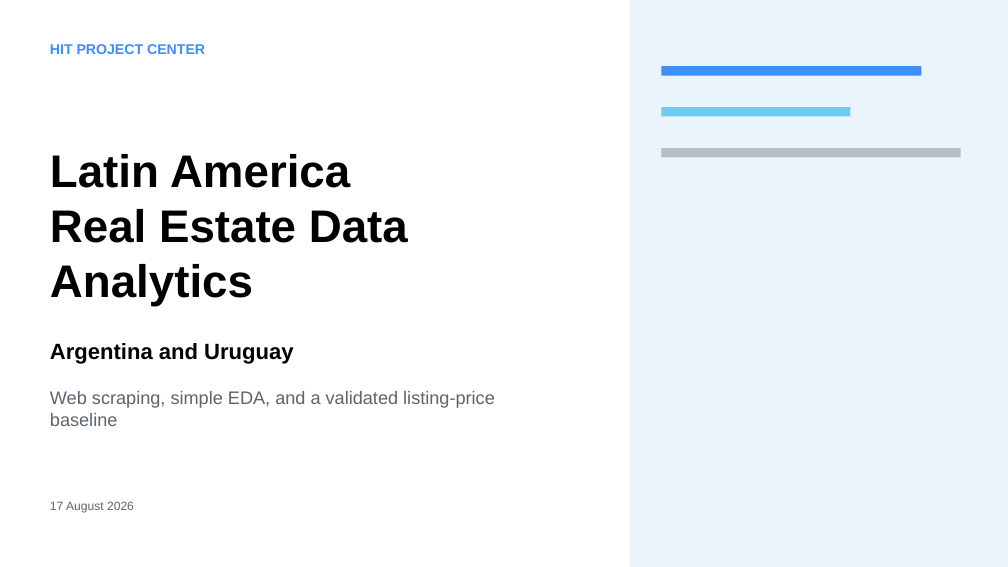
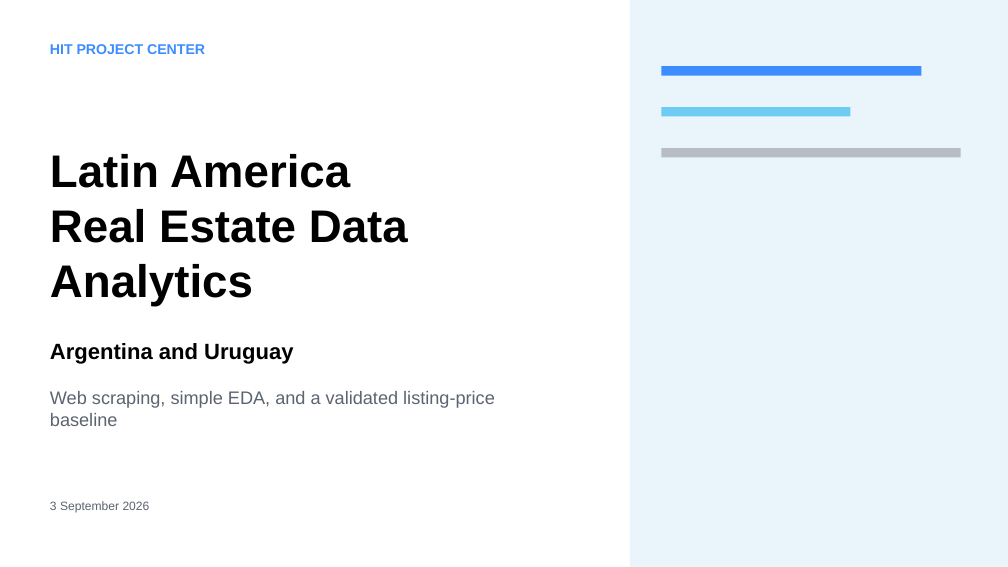
Before and after one commit to DanielLankry/Project-HIT---Real-Estate, a slide deck: slide 1 of docs/Final-Project-Presentation.pptx. Drawn at 1008x567 pixels with LibreOffice and Linux fonts; fonts in the diff are those of the drawing. Boxes give left, top, right and bottom in pixels: in the first picture for what was removed or moved away, otherwise in the second. Text is boxed around its words. In the diff, an @@ line names an element or a change of style, - is before the commit and + after.

```diff
--- a/docs/Final-Project-Presentation.pptx
+++ b/docs/Final-Project-Presentation.pptx
@@ text at bbox=[50, 501, 150, 512]: text changed @@
-17 August 2026
+3 September 2026
```
Also in this commit, not shown: 4 other slides changed, 14 other files.
